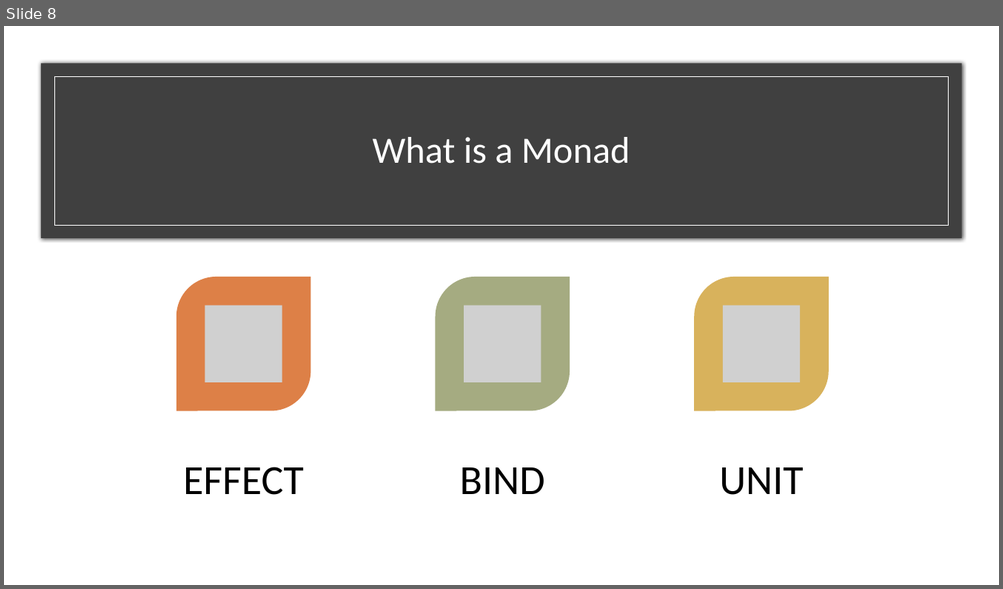
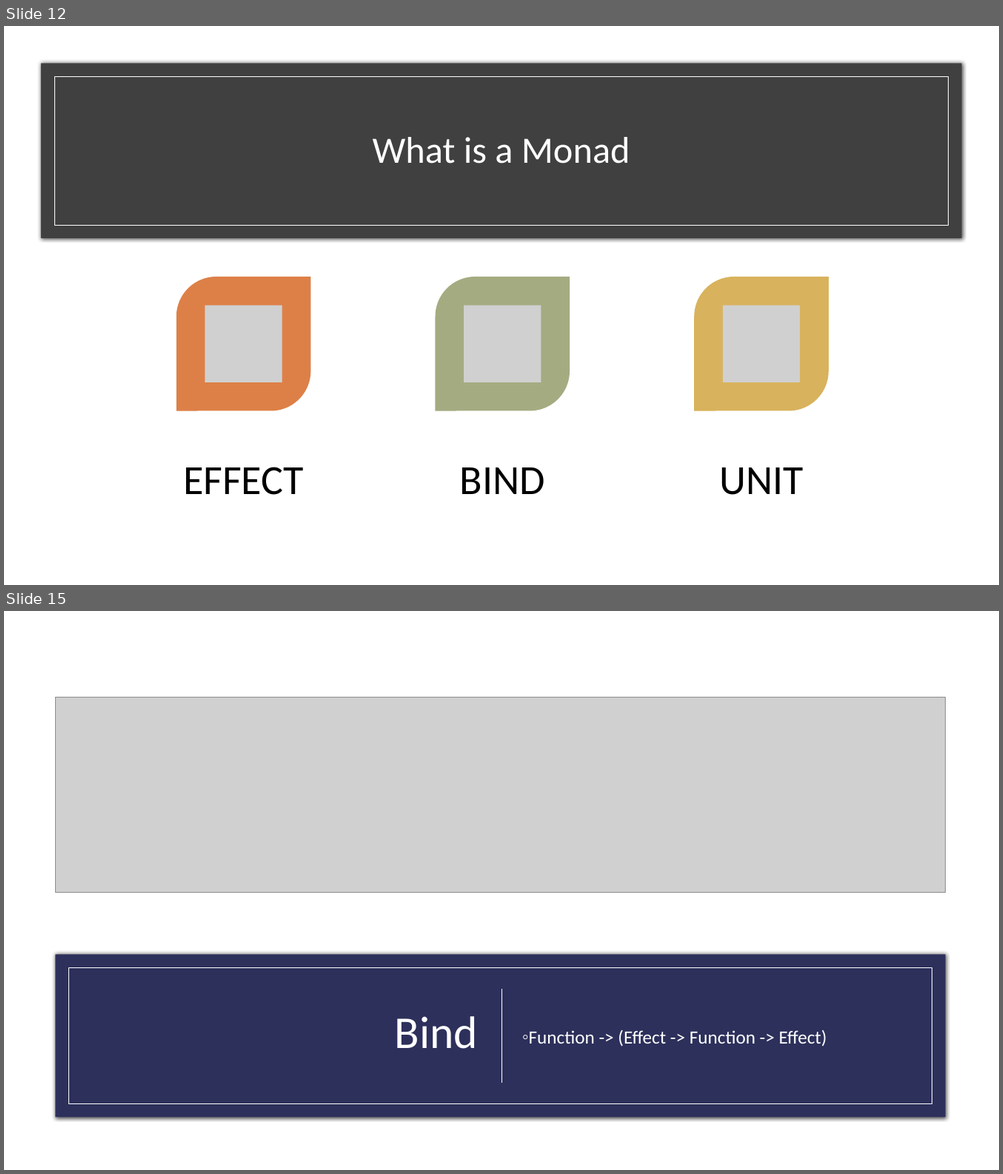
Before and after one commit to kemiller2002/monad-talk, a slide deck: presentation/monads.pptx. Shown one above the other, each under a label of ours: slide 8 before the commit, slides 12 and 15 after it; the slides between them are not shown. The pictures are 1003x589 and 1003x1174 pixels, drawn with LibreOffice and Linux fonts; fonts in the diff are those of the drawing; grey boxes stand for pictures. Boxes give left, top, right and bottom in pixels: in the first picture for what was removed or moved away, otherwise in the second. Text is boxed around its words. In the diff, an @@ line names an element or a change of style, - is before the commit and + after.

```diff
--- a/presentation/monads.pptx
+++ b/presentation/monads.pptx
@@ slide 15 added at [4,611,999,1170], background #000000 @@
@@ rectangle added at [4,611,999,1170], fill #FFFFFF @@
@@ picture added at [56,698,945,893] @@
@@ rectangle added at [56,955,945,1118], fill #2D305B @@
@@ rectangle added at [69,968,932,1104], outline #FFFFFF 0.5 pt @@
@@ line added from (502, 989) to (502, 1083), #FFFFFF 0.5 pt @@
@@ title added at [395,1017,478,1049], 44 pt, text #FFFFFF @@
+Bind
@@ text added at [529,1030,827,1047], 18 pt, text #FFFFFF @@
+◦ Function -> (Effect -> Function -> Effect)
@@ what was slide 8 is now slide 12 @@
```
Also in this commit, not shown: 1 slide changed, 8 other slides added, 2 slides removed, 3 other files.
